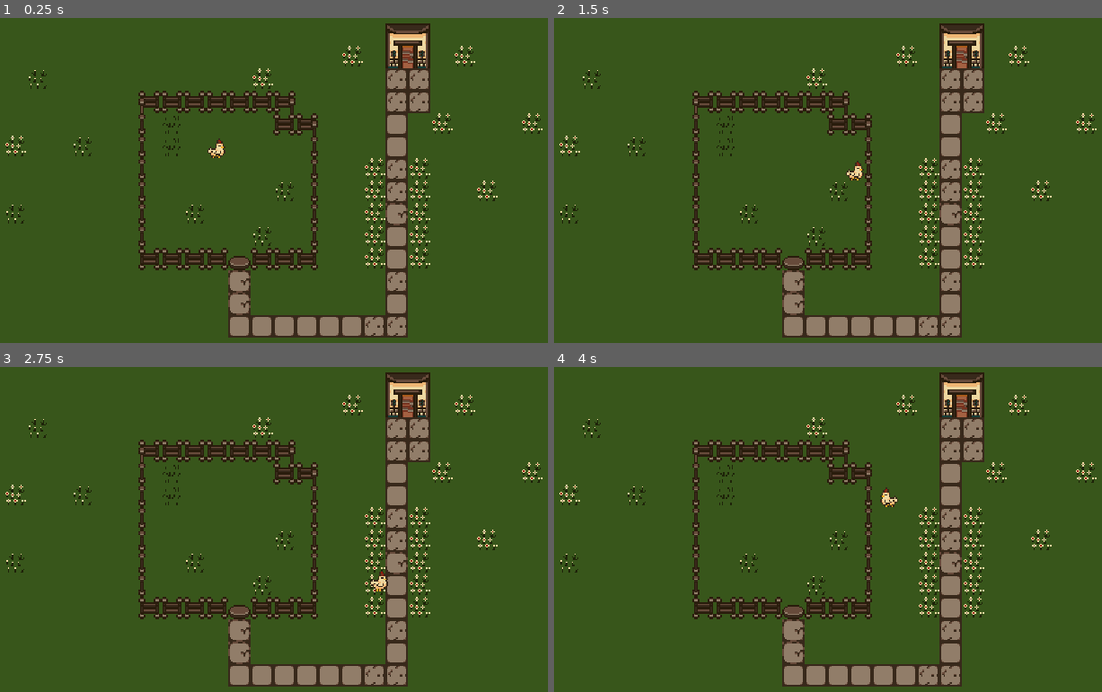
Above: before the commit, frames 1-4 (two rows, left to right).
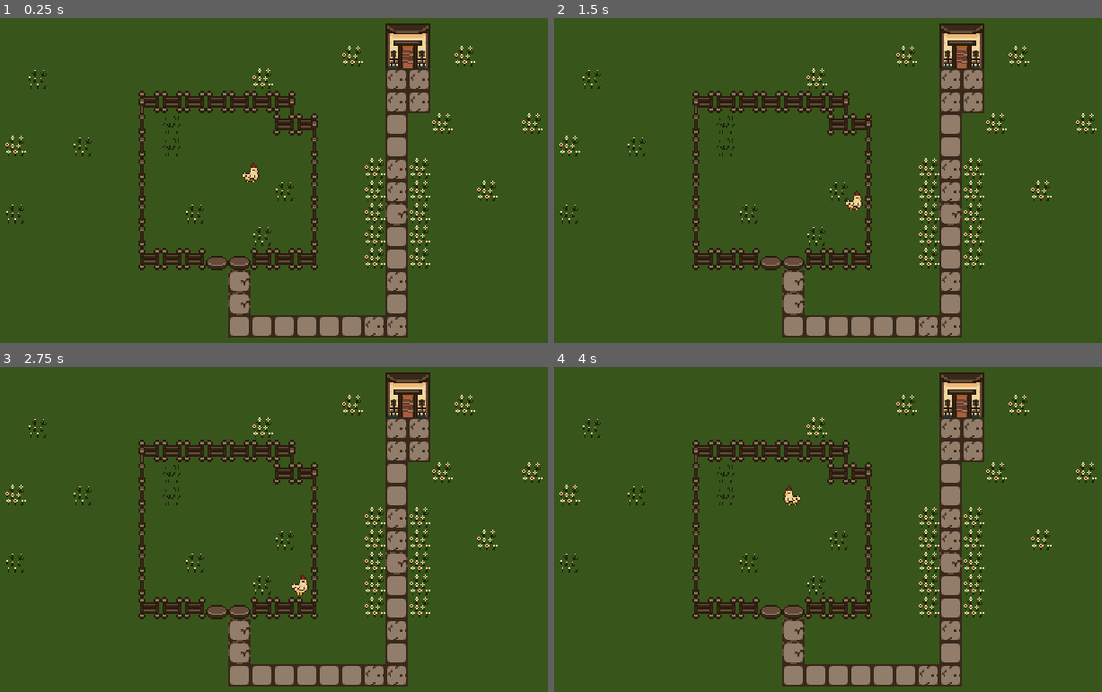
Above: after the commit, the same moments.

Repository: gtarsia/farm
Game: Godot game, scene res://Main.tscn
Two runs of this game, one before a commit and one after it. Both use one fixed random seed, a clock stepped at 60 frames per second and the inputs below.
Inputs:
- Up to frame 1 (0.25 s): no input
- Up to frame 2 (1.5 s): tap Enter at 0.5 s; hold Right (ui_right) 0.53-1.28 s; hold Down (ui_down) from 1.28 s (still down)
- Up to frame 3 (2.75 s): release Down (ui_down) at 2.03 s; hold Right (ui_right) from 2.03 s (still down)
- Up to frame 4 (4 s): release Right (ui_right) at 2.78 s; hold Up (ui_up) 2.78-3.53 s; hold Left (ui_left) from 3.53 s (still down)

The runs differ from the first frame. In frame 1, 0.4% of the frame differs, in the area x 37-48%, y 37-78%; in frame 2, 0.4%; in frame 3, 0.4%, in the area x 37-71%, y 62-78%; in frame 4, 0.4%.

Commit message:
Chicken now collides with wall

Diff:
--- a/Main.tscn
+++ b/Main.tscn
@@ -1,11 +1,44 @@
-[gd_scene load_steps=6 format=2]
+[gd_scene load_steps=17 format=2]
 
 [ext_resource path="res://Main.gd" type="Script" id=1]
 [ext_resource path="res://Tiles.tscn" type="PackedScene" id=2]
 [ext_resource path="res://art/farm.png" type="Texture" id=3]
 [ext_resource path="res://entities/Chicken.tscn" type="PackedScene" id=4]
 
-[sub_resource type="TileSet" id=1]
+[sub_resource type="ConvexPolygonShape2D" id=1]
+points = PoolVector2Array( 0, 0, 16, 0, 16, 16, 0, 16 )
+
+[sub_resource type="ConvexPolygonShape2D" id=2]
+points = PoolVector2Array( 10.3278, 0, 16, 0, 16, 16, 10.3278, 16 )
+
+[sub_resource type="ConvexPolygonShape2D" id=3]
+points = PoolVector2Array( 5.20844, 0, 5.20844, 16, 0, 16, 0, 0 )
+
+[sub_resource type="ConvexPolygonShape2D" id=4]
+points = PoolVector2Array( 0, 0, 16, 0, 16, 16, 0, 16 )
+
+[sub_resource type="ConvexPolygonShape2D" id=5]
+points = PoolVector2Array( 0, 0, 16, 0, 16, 16, 0, 16 )
+
+[sub_resource type="ConvexPolygonShape2D" id=6]
+points = PoolVector2Array( 0, 0, 16, 0, 16, 16, 0, 16 )
+
+[sub_resource type="ConvexPolygonShape2D" id=7]
+points = PoolVector2Array( 0, 0, 16, 0, 16, 16, 0, 16 )
+
+[sub_resource type="ConvexPolygonShape2D" id=9]
+points = PoolVector2Array( 0, 0, 16, 0, 16, 16, 0, 16 )
+
+[sub_resource type="ConvexPolygonShape2D" id=10]
+points = PoolVector2Array( 0, 0, 16, 0, 16, 16, 0, 16 )
+
+[sub_resource type="ConvexPolygonShape2D" id=11]
+points = PoolVector2Array( 0, 0, 16, 0, 16, 16, 0, 16 )
+
+[sub_resource type="ConvexPolygonShape2D" id=12]
+points = PoolVector2Array( 0, 0, 16, 0, 16, 16, 0, 16 )
+
+[sub_resource type="TileSet" id=8]
 0/name = "farm.png 0"
 0/texture = ExtResource( 3 )
 0/tex_offset = Vector2( 0, 0 )
@@ -23,7 +56,49 @@
 0/autotile/z_index_map = [  ]
 0/occluder_offset = Vector2( 0, 0 )
 0/navigation_offset = Vector2( 0, 0 )
-0/shapes = [  ]
+0/shapes = [ {
+"autotile_coord": Vector2( 2, 0 ),
+"one_way": false,
+"one_way_margin": 1.0,
+"shape": SubResource( 1 ),
+"shape_transform": Transform2D( 1, 0, 0, 1, 0, 0 )
+}, {
+"autotile_coord": Vector2( 2, 1 ),
+"one_way": false,
+"one_way_margin": 1.0,
+"shape": SubResource( 2 ),
+"shape_transform": Transform2D( 1, 0, 0, 1, 0, 0 )
+}, {
+"autotile_coord": Vector2( 0, 1 ),
+"one_way": false,
+"one_way_margin": 1.0,
+"shape": SubResource( 3 ),
+"shape_transform": Transform2D( 1, 0, 0, 1, 0, 0 )
+}, {
+"autotile_coord": Vector2( 0, 0 ),
+"one_way": false,
+"one_way_margin": 1.0,
+"shape": SubResource( 4 ),
+"shape_transform": Transform2D( 1, 0, 0, 1, 0, 0 )
+}, {
+"autotile_coord": Vector2( 1, 0 ),
+"one_way": false,
+"one_way_margin": 1.0,
+"shape": SubResource( 5 ),
+"shape_transform": Transform2D( 1, 0, 0, 1, 0, 0 )
+}, {
+"autotile_coord": Vector2( 2, 2 ),
+"one_way": false,
+"one_way_margin": 1.0,
+"shape": SubResource( 6 ),
+"shape_transform": Transform2D( 1, 0, 0, 1, 0, 0 )
+}, {
+"autotile_coord": Vector2( 0, 2 ),
+"one_way": false,
+"one_way_margin": 1.0,
+"shape": SubResource( 7 ),
+"shape_transform": Transform2D( 1, 0, 0, 1, 0, 0 )
+} ]
 0/z_index = 0
 1/name = "farm.png 1"
 1/texture = ExtResource( 3 )
@@ -39,7 +114,31 @@
 1/autotile/z_index_map = [  ]
 1/occluder_offset = Vector2( 0, 0 )
 1/navigation_offset = Vector2( 0, 0 )
-1/shapes = [  ]
+1/shapes = [ {
+"autotile_coord": Vector2( 0, 1 ),
+"one_way": false,
+"one_way_margin": 1.0,
+"shape": SubResource( 9 ),
+"shape_transform": Transform2D( 1, 0, 0, 1, 0, 0 )
+}, {
+"autotile_coord": Vector2( 1, 1 ),
+"one_way": false,
+"one_way_margin": 1.0,
+"shape": SubResource( 10 ),
+"shape_transform": Transform2D( 1, 0, 0, 1, 0, 0 )
+}, {
+"autotile_coord": Vector2( 1, 0 ),
+"one_way": false,
+"one_way_margin": 1.0,
+"shape": SubResource( 11 ),
+"shape_transform": Transform2D( 1, 0, 0, 1, 0, 0 )
+}, {
+"autotile_coord": Vector2( 0, 0 ),
+"one_way": false,
+"one_way_margin": 1.0,
+"shape": SubResource( 12 ),
+"shape_transform": Transform2D( 1, 0, 0, 1, 0, 0 )
+} ]
 1/z_index = 0
 
 [node name="Node" type="Node2D"]
@@ -52,12 +151,11 @@
 tile_data = PoolIntArray( 0, 0, 0, 1, 0, 0, 2, 0, 0, 3, 0, 0, 4, 0, 0, 5, 0, 0, 6, 0, 0, 7, 0, 0, 8, 0, 0, 9, 0, 0, 10, …(8345 unchanged characters)…
 
 [node name="Walls" type="TileMap" parent="."]
-tile_set = SubResource( 1 )
+tile_set = SubResource( 8 )
 cell_size = Vector2( 16, 16 )
+collision_mask = 2
 format = 1
-tile_data = PoolIntArray( 65555, 1, 0, 65556, 1, 1, 131091,  …(376 unchanged characters)… 720905, 0, 1, 720906, 0, 1, 720907, 0, 1, 720908, 0, 131073, 720909, 0, 1, 720910, 0, 1, 720911, 0, 131074 )
+tile_data = PoolIntArray( 65555, 1, 0, 65556, 1, 1, 131091,  …(376 unchanged characters)… 720905, 0, 1, 720906, 0, 1, 720907, 0, 131073, 720908, 0, 131073, 720909, 0, 1, 720910, 0, 1, 720911, 0, 131074 )
 
 [node name="Chicken" parent="." instance=ExtResource( 4 )]
-position = Vector2( 184, 104 )
-collision_mask = 0
-speed = 80
+position = Vector2( 208, 120.991 )
--- a/Tiles.tscn
+++ b/Tiles.tscn
@@ -63,5 +63,6 @@
 [node name="TileMap" type="TileMap"]
 tile_set = SubResource( 1 )
 cell_size = Vector2( 16, 16 )
+collision_mask = 2
 format = 1
 tile_data = PoolIntArray( 0, 0, 0, 1, 0, 0, 2, 0, 0, 3, 0, 0, 4, 0, 0, 5, 0, 0, 6, 0, 0, 7, 0, 0, 8, 0, 0, 65536, 0, 0, …(735 unchanged characters)…
--- a/entities/Chicken.gd
+++ b/entities/Chicken.gd
@@ -1,4 +1,8 @@
-extends Node2D
+extends KinematicBody2D
+
+# Declare member variables here. Examples:
+# var a = 2
+# var b = "text"
 
 # Declare member variables here. Examples:
 export var speed = 20  # How fast the player will move (pixels/sec).
@@ -25,6 +29,4 @@
       $Sprite.flip_h = velocity.x < 0
   else:
     $Sprite/AnimationPlayer.stop()
-  position += velocity * delta
-  position.x = clamp(position.x, 0, screen_size.x)
-  position.y = clamp(position.y, 0, screen_size.y)
+  move_and_slide(velocity * speed)
--- a/entities/Chicken.tscn
+++ b/entities/Chicken.tscn
@@ -20,12 +20,13 @@
 "values": [ 1, 2 ]
 }
 
-[sub_resource type="RectangleShape2D" id=3]
-extents = Vector2( 8, 8 )
+[sub_resource type="RectangleShape2D" id=2]
+extents = Vector2( 7, 8 )
 
-[node name="Chicken" type="Area2D"]
-collision_layer = 0
+[node name="Chicken" type="KinematicBody2D"]
+collision_layer = 2
 script = ExtResource( 1 )
+speed = 10
 
 [node name="Sprite" type="Sprite" parent="."]
 texture = ExtResource( 2 )
@@ -40,4 +41,5 @@
 anims/walk = SubResource( 1 )
 
 [node name="CollisionShape2D" type="CollisionShape2D" parent="."]
-shape = SubResource( 3 )
+position = Vector2( -0.314018, 1.25608 )
+shape = SubResource( 2 )
--- a/project.godot
+++ b/project.godot
@@ -41,6 +41,11 @@
  ]
 }
 
+[layer_names]
+
+2d_physics/layer_1="walls"
+2d_physics/layer_2="player"
+
 [physics]
 
 2d/cell_size=32
